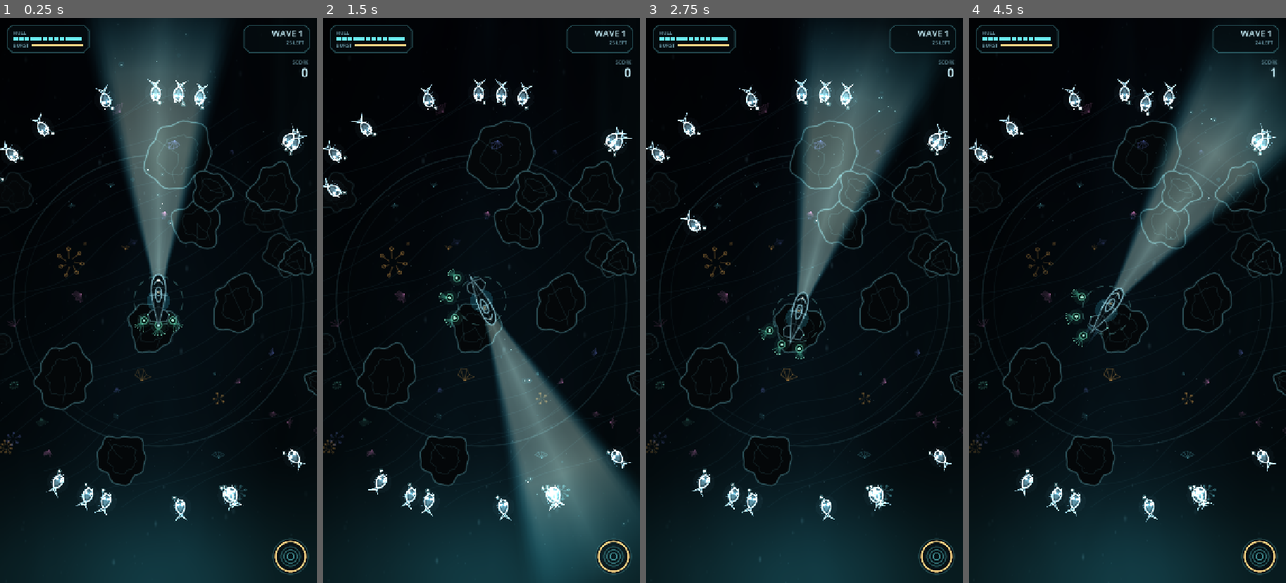
Above: before the commit, frames 1-4 (left to right).
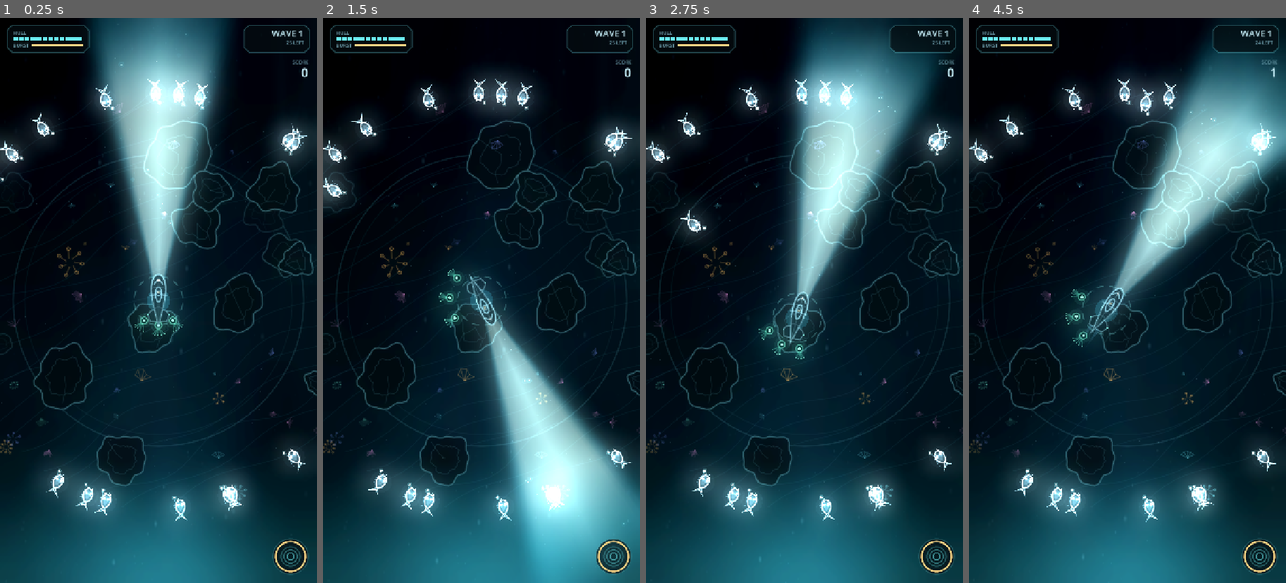
Above: after the commit, the same moments.

Repository: davidknollcsgo-collab/Kartengame
Game: Godot game, scene res://scenes/rundum.tscn
The game is run twice, just before and just after one commit, with the same random seed, the same clock (stepped at 60 frames per second) and the same inputs. This scene is started directly instead of the project's main scene.
Inputs (mouse positions are in pixels of both pictures, inside the frame that each line leads up to):
- Up to frame 1 (0.25 s): no input
- Up to frame 2 (1.5 s): move the mouse to (551, 272) at 0.52 s; click (551, 272) at 0.67 s; drag from (418, 328) to (465, 413) at 1.27 s
- Up to frame 3 (2.75 s): move the mouse to (836, 176) at 2.02 s; click (836, 176) at 2.17 s
- Up to frame 4 (4.5 s): drag from (1111, 413) to (1032, 215) at 2.77 s; move the mouse to (1222, 385) at 3.52 s; click (1222, 385) at 3.67 s; drag from (1032, 215) to (1079, 159) at 4.27 s

The runs differ from the first frame. In frame 1, 38% of the frame differs, in the area x 0-100%, y 0-100%; in frame 2, 35%; in frame 3, 41%; in frame 4, 39%.

Commit message:
Echtes Gluehen im Rundumlauf
Der Entwurf, den der Spieler vorgelegt hat, lebt zur Haelfte vom Leuchten:
alles Helle blutet aus, Explosionen strahlen ueber ihren Rand hinaus, die
Triebwerke ziehen einen Schein hinter sich her. Das ist keine Zeichnung,
sondern Nachbearbeitung - und die gibt es in Godot fertig.

Ein `WorldEnvironment` mit eingeschaltetem Glow, Schwelle 0.30 und
Verstaerkung 2.6. Dazu `viewport/hdr_2d=true`: **ohne den HDR-Puffer wird
alles ueber 1.0 vorher abgeschnitten**, und die Schwelle des Leuchtens hat
nichts mehr, woran sie greifen kann - das Bild sieht dann aus wie vorher,
nur weicher. Genau so war der erste Versuch.

Nachgemessen, dass es das laufende Spiel nicht anfasst: derselbe Schuss von
Welle 40 weicht im Mittel um 0.29 von 255 je Kanal ab, also gar nicht. Der
Schlund hat kein `WorldEnvironment`, also auch kein Gluehen; die
Umstellung auf HDR allein aendert dort nichts.

Co-Authored-By: Claude Opus 5 <noreply@anthropic.com>
Claude-Session: https://claude.ai/code/session_0131VR1KmMqgfNf9f4WYuYp4

Diff:
--- a/project.godot
+++ b/project.godot
@@ -48,6 +48,11 @@
 
 textures/vram_compression/import_etc2_astc=true
 
+# **Glühen braucht einen HDR-Puffer.** Ohne ihn wird alles über 1.0
+# vorher abgeschnitten, und die Schwelle des Leuchtens hat nichts mehr,
+# woran sie greifen kann - das Bild sieht dann aus wie vorher, nur
+# weicher.
+viewport/hdr_2d=true
 renderer/rendering_method="gl_compatibility"
 renderer/rendering_method.mobile="gl_compatibility"
 environment/defaults/default_clear_color=Color(0.012, 0.024, 0.043, 1)
--- a/scenes/rundum.tscn
+++ b/scenes/rundum.tscn
@@ -7,6 +7,17 @@
 [ext_resource type="Shader" path="res://shaders/graben.gdshader" id="5_graben"]
 [ext_resource type="Script" path="res://scripts/spiel/grund_rundum.gd" id="6_grund"]
 [ext_resource type="Script" path="res://scripts/ui/rund_hud.gd" id="7_hud"]
+
+[sub_resource type="Environment" id="Environment_glut"]
+background_mode = 3
+glow_enabled = true
+glow_normalized = true
+glow_intensity = 2.6
+glow_strength = 1.3
+glow_bloom = 0.55
+glow_blend_mode = 1
+glow_hdr_threshold = 0.30
+glow_hdr_scale = 3.0
 
 [sub_resource type="ShaderMaterial" id="ShaderMaterial_graben"]
 shader = ExtResource("5_graben")
@@ -26,6 +37,9 @@
 grow_vertical = 2
 mouse_filter = 2
 
+[node name="Leuchten" type="WorldEnvironment" parent="."]
+environment = SubResource("Environment_glut")
+
 [node name="Kamera" type="Camera2D" parent="."]
 
 [node name="Grund" type="Node2D" parent="."]
